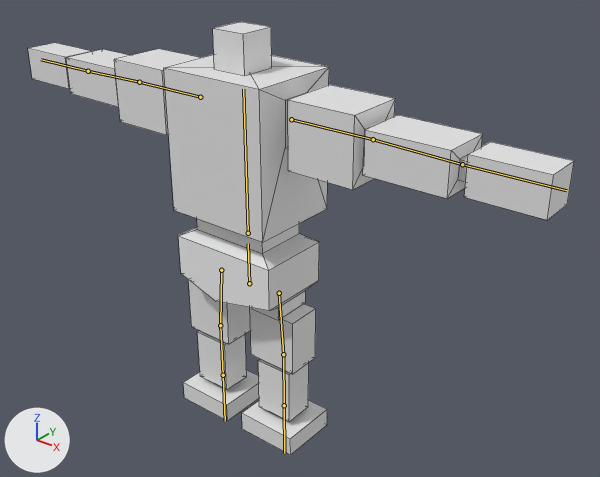
What one commit did to the FBX model DX11MyEngine/Resource/Model/Vehicle/Durga/Durga.fbx.
One viewpoint serves both versions: a 50 mm lens placed at (51.0, -55.4, 57.6), pointed at (5.7, 1.2, 22.5). The lights are fixed; the arrows at lower left show +X, +Y and +Z. The picture after the commit comes second. The bones that change, and the others that lie on the model, are drawn over the model as lines. Mesh edges are drawn as thin lines.
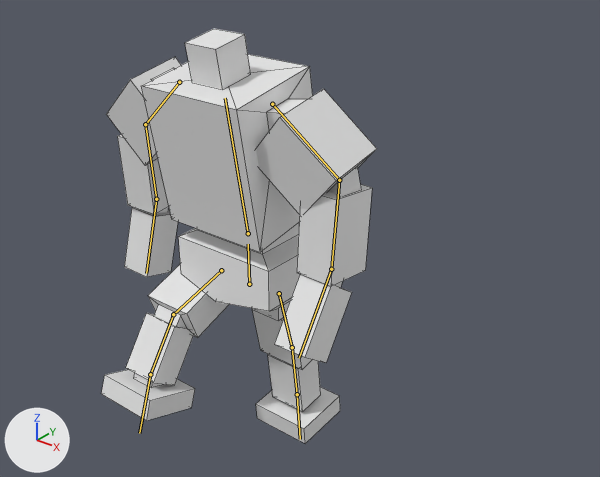
The newer file adds an action. The first version stands in its rest pose; the second is drawn at frame 29 of the action 'アーマチュア|WalkForward_R'.

Location of each change, (x1, y1, x2, y2) in pixels of the pictures (600 x 477 px):
'Mesh', posed (49% narrower)
    before: (28, 22, 574, 455)
    after: (101, 29, 377, 444)
bone 'Spine', root to tip
    before: (248, 233) to (243, 89)
    after: (248, 233) to (225, 98)
bone 'UpperArm.L', root to tip
    before: (291, 119) to (373, 139)
    after: (272, 104) to (339, 180)
bone 'Forearm.L', root to tip
    before: (373, 139) to (462, 164)
    after: (339, 180) to (331, 269)
bone 'Hand.L', root to tip
    before: (462, 164) to (566, 190)
    after: (331, 269) to (299, 358)
bone 'UpperArm.R', root to tip
    before: (200, 97) to (139, 82)
    after: (179, 82) to (145, 124)
bone 'Forearm.R', root to tip
    before: (139, 82) to (88, 71)
    after: (145, 124) to (156, 199)
bone 'Hand.R', root to tip
    before: (88, 71) to (41, 59)
    after: (156, 199) to (146, 273)
bone 'Thigh.L', root to tip
    before: (279, 293) to (283, 354)
    after: (279, 293) to (292, 347)
bone 'Shin.L', root to tip
    before: (283, 354) to (284, 405)
    after: (292, 347) to (297, 394)
bone 'Thigh.R', root to tip
    before: (221, 270) to (220, 325)
    after: (221, 270) to (173, 314)
bone 'Shin.R', root to tip
    before: (220, 325) to (223, 375)
    after: (173, 314) to (150, 374)
bone 'Foot.R', root to tip
    before: (223, 375) to (225, 421)
    after: (150, 374) to (139, 433)

What the commit changed:
Bone 'Spine' (bone_spine) turns from (0, 0, 0) to (10, 0, 0) degrees about its own x, y and z.
Bone 'UpperArm.L' (bone_upperarm_l) moves from (0.0, 0.0, 0.0) to (-13.3, 0.0, 0.0).
Bone 'UpperArm.L' (bone_upperarm_l) turns from (0, 0, 0) to (0, 0, -42) degrees about its own x, y and z.
Bone 'Forearm.L' (bone_forearm_l) turns from (0, 0, 0) to (15, 3, -47) degrees about its own x, y and z.
Bone 'Hand.L' (bone_hand_l) turns from (0, 0, 0) to (30, -2, 1) degrees about its own x, y and z.
Bone 'UpperArm.R' (bone_upperarm_r) moves from (0.0, 0.0, 0.0) to (13.3, 0.0, 0.0).
Bone 'UpperArm.R' (bone_upperarm_r) turns from (0, 0, 0) to (0, 0, 42) degrees about its own x, y and z.
Bone 'Forearm.R' (bone_forearm_r) turns from (0, 0, 0) to (6, -3, 47) degrees about its own x, y and z.
Bone 'Hand.R' (bone_hand_r) turns from (0, 0, 0) to (18, 2, -1) degrees about its own x, y and z.
Bone 'Thigh.L' (bone_thigh_l) turns from (0, 0, 0) to (-12, 1, 0) degrees about its own x, y and z.
Bone 'Shin.L' (bone_shin_l) turns from (0, 0, 0) to (5, 0, 0) degrees about its own x, y and z.
Bone 'Thigh.R' (bone_thigh_r) turns from (0, 0, 0) to (69, 4, 2) degrees about its own x, y and z.
Bone 'Shin.R' (bone_shin_r) turns from (0, 0, 0) to (-36, 0, 0) degrees about its own x, y and z.
Bone 'Foot.R' (bone_foot_r) turns from (0, 0, 0) to (-15, 0, 0) degrees about its own x, y and z.
